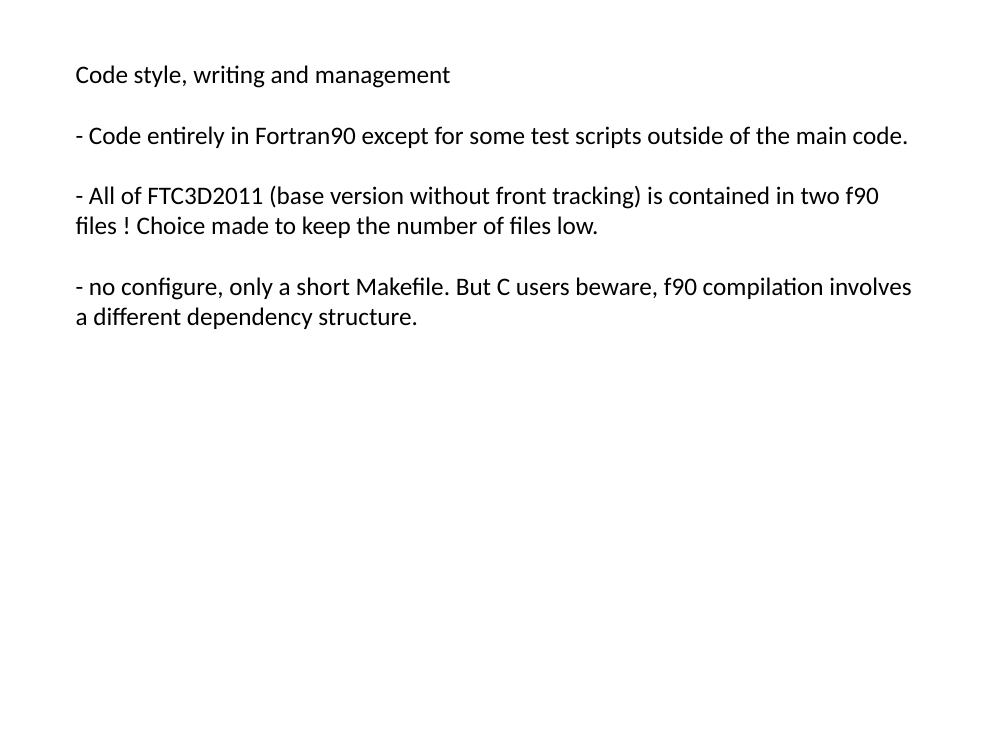
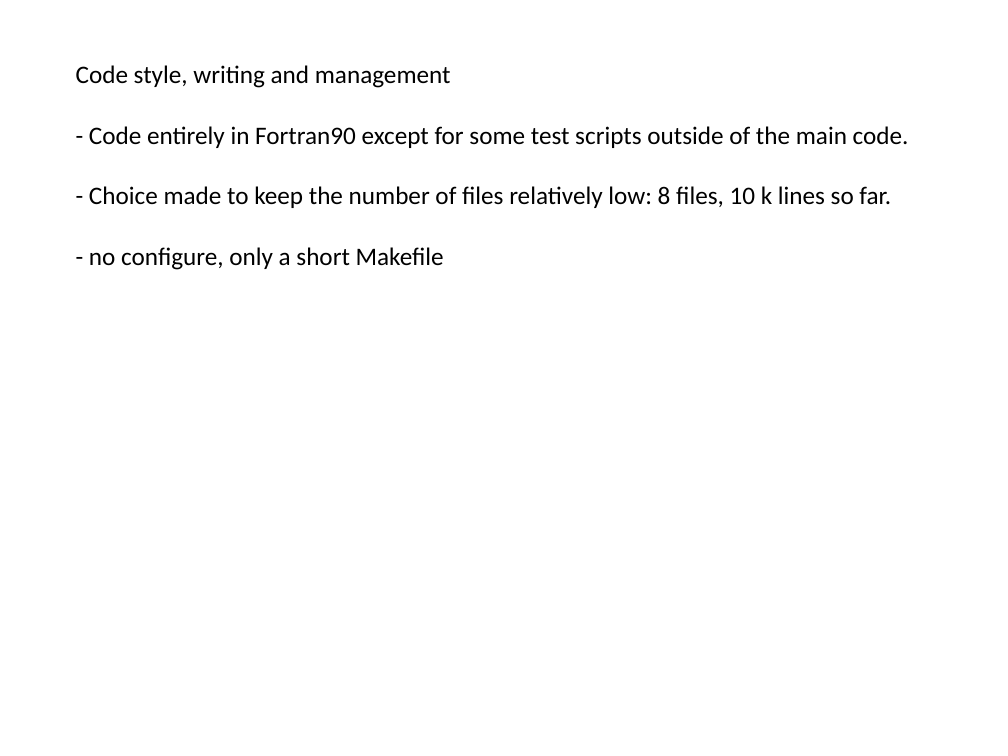
Before and after one commit to slitvinov/paris-git, a slide deck: slide 6 of Documentation/ParisSimulator.pptx. Drawn at 1008x756 pixels with LibreOffice and Linux fonts; fonts in the diff are those of the drawing. Boxes give left, top, right and bottom in pixels: in the first picture for what was removed or moved away, otherwise in the second. Text is boxed around its words. In the diff, an @@ line names an element or a change of style, - is before the commit and + after.

```diff
--- a/Documentation/ParisSimulator.pptx
+++ b/Documentation/ParisSimulator.pptx
@@ text at bbox=[89, 186, 891, 270]: text changed @@
-- All of FTC3D2011 (base version without front tracking) is contained in two f90 files ! Choice made to keep the number of files low.
-- no configure, only a short Makefile. But C users beware, f90 compilation involves a different dependency structure.
+- Choice made to keep the number of files relatively low: 8 files, 10 k lines so far.
+- no configure, only a short Makefile
```
Also in this commit, not shown: 4 other slides changed, 1 slide added, 3 other files.
